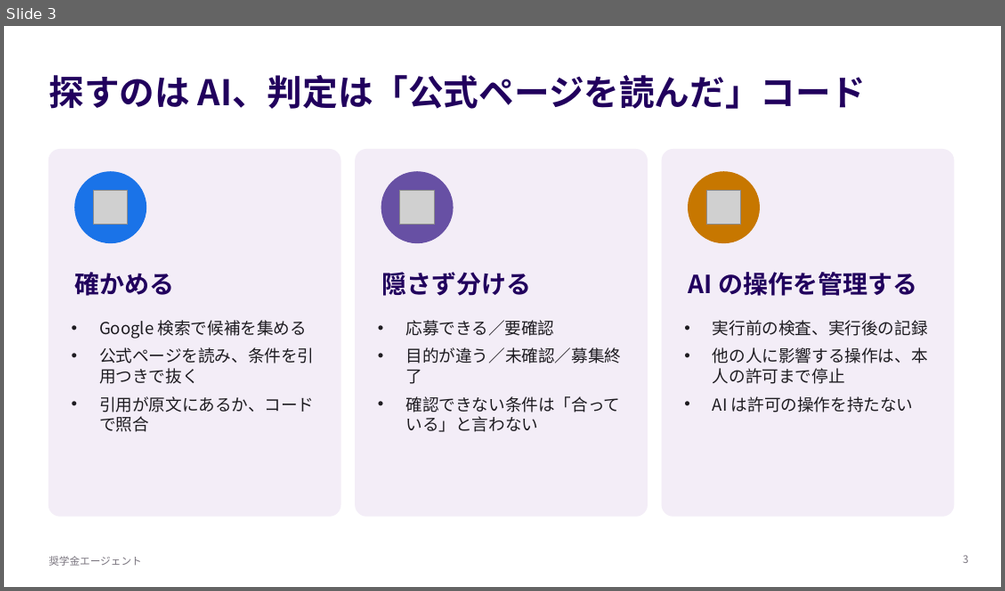
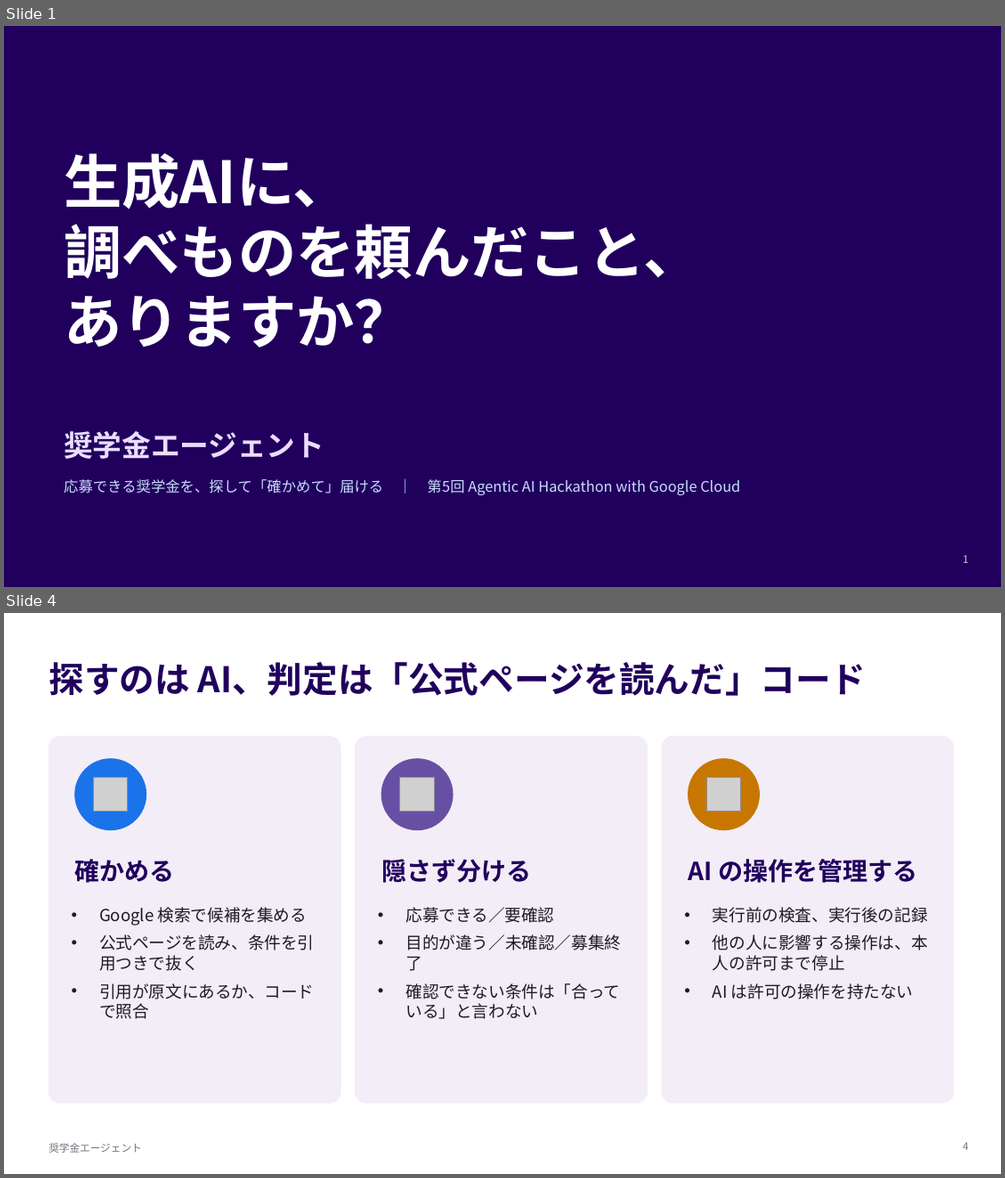
Before and after one commit to ShoheiFujieda/agentic-ai-hackathon-2026, a slide deck: docs/submission/presentation.pptx. Shown one above the other, each under a label of ours: slide 3 before the commit, slides 1 and 4 after it; the slides between them are not shown. The pictures are 1005x591 and 1005x1178 pixels, drawn with LibreOffice and Linux fonts; fonts in the diff are those of the drawing; grey boxes stand for pictures. Boxes give left, top, right and bottom in pixels: in the first picture for what was removed or moved away, otherwise in the second. Text is boxed around its words. In the diff, an @@ line names an element or a change of style, - is before the commit and + after.

```diff
--- a/docs/submission/presentation.pptx
+++ b/docs/submission/presentation.pptx
@@ slide 1 added at [4, 26, 1001, 587], background #21005D @@
@@ text added at [64, 153, 701, 347], 56 pt, text #FFFFFF, bold @@
+生成AIに、
+調べものを頼んだこと、
+ありますか？
@@ text added at [64, 431, 324, 459], 28 pt, text #EADDFF, bold @@
+奨学金エージェント
@@ text added at [64, 479, 740, 495], 14 pt, text #CADCFC @@
+応募できる奨学金を、探して「確かめて」届ける ｜ 第5回 Agentic AI Hackathon with Google Cloud
@@ page number added at [963, 555, 968, 563], 10 pt, text #CAC4D0 @@
+1
@@ what was slide 3 is now slide 4 @@
@@ page number at [963, 1142, 968, 1150]: text changed @@
-3
+4
```
Also in this commit, not shown: 1 slide changed, 1 other slide added, 1 slide removed, 11 other files.
